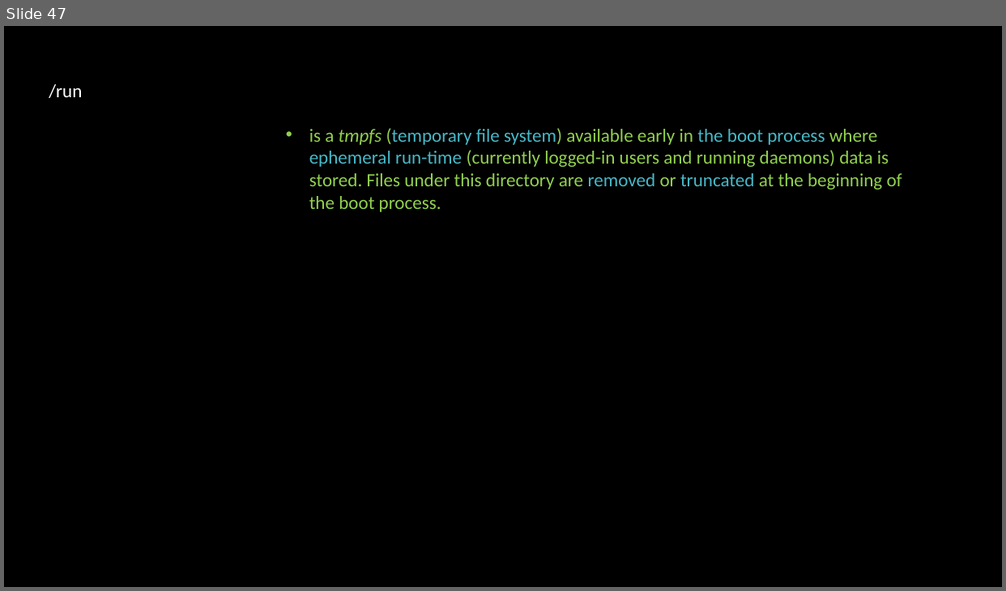
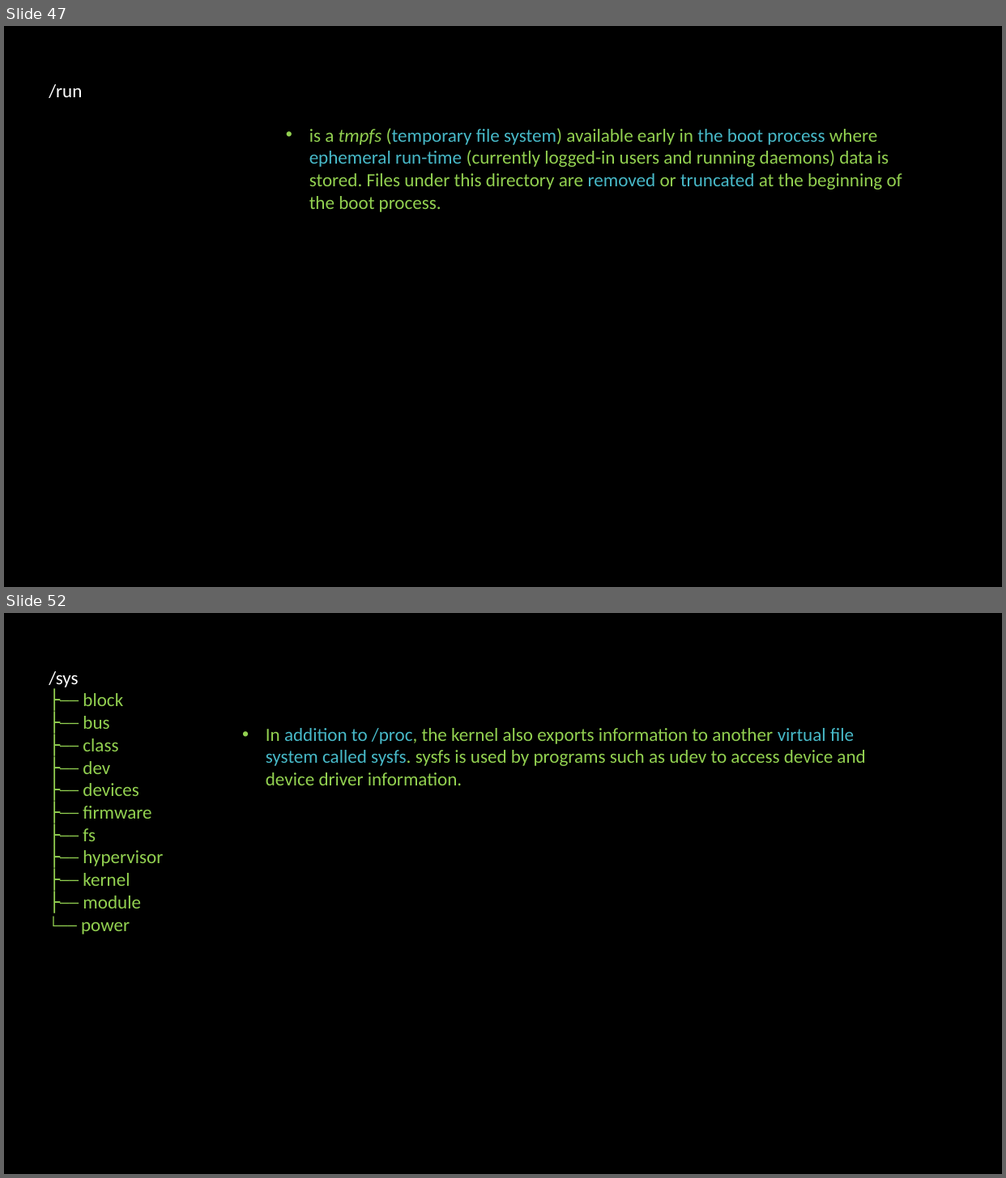
Before and after one commit to linuxfestival/introduction-to-linux-resources, a slide deck: PowerPoint/amirkabir_linux_festival.pptx. Shown one above the other, each under a label of ours: slide 47 before the commit, slides 47 and 52 after it; the slides between them are not shown. The pictures are 1006x591 and 1006x1178 pixels, drawn with LibreOffice and Linux fonts; fonts in the diff are those of the drawing. Boxes give left, top, right and bottom in pixels: in the first picture for what was removed or moved away, otherwise in the second. Text is boxed around its words. In the diff, an @@ line names an element or a change of style, - is before the commit and + after.

```diff
--- a/PowerPoint/amirkabir_linux_festival.pptx
+++ b/PowerPoint/amirkabir_linux_festival.pptx
@@ slide 52 added at box(4, 613, 1002, 1174), background #000000 @@
@@ text added at box(49, 671, 163, 935), 18 pt, text #92D050 @@
+/sys
+├── block
+├── bus
+├── class
+├── dev
+├── devices
+├── firmware
+├── fs
+├── hypervisor
+├── kernel
+├── module
+└── power
@@ text added at box(266, 728, 865, 786), 18 pt, text #92D050 @@
+• In addition to /proc, the kernel also exports information to another virtual file system called sysfs. sysfs is used by programs such as udev to access device and device driver information.
```
Also in this commit, not shown: 3 slides changed, 6 other slides added.
